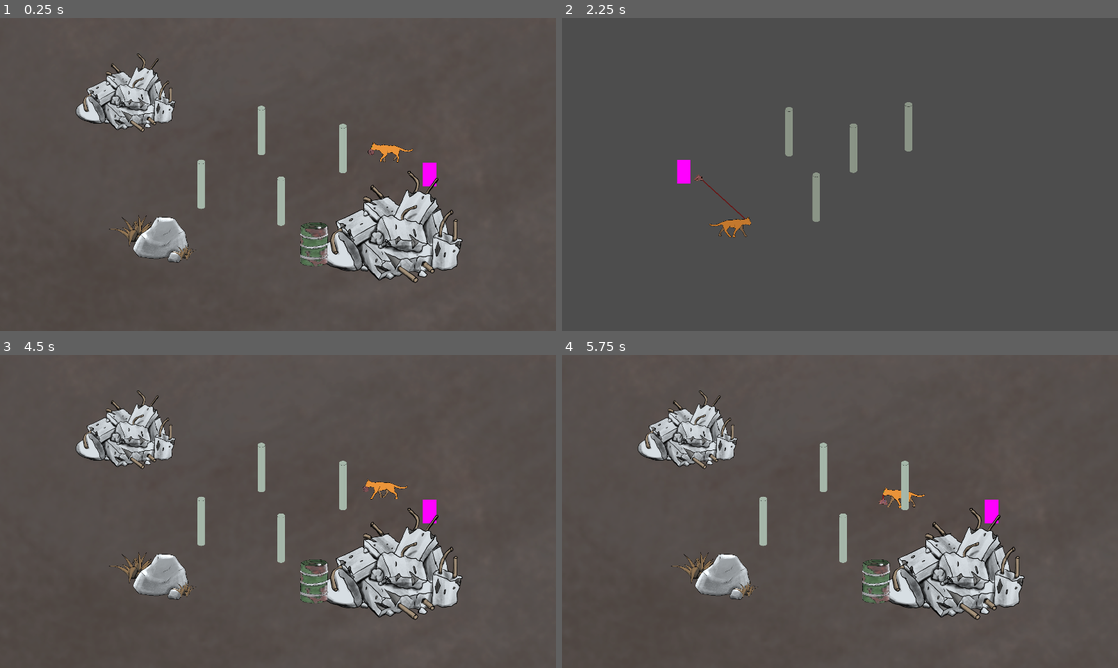
Above: before the commit, frames 1-4 (two rows, left to right).
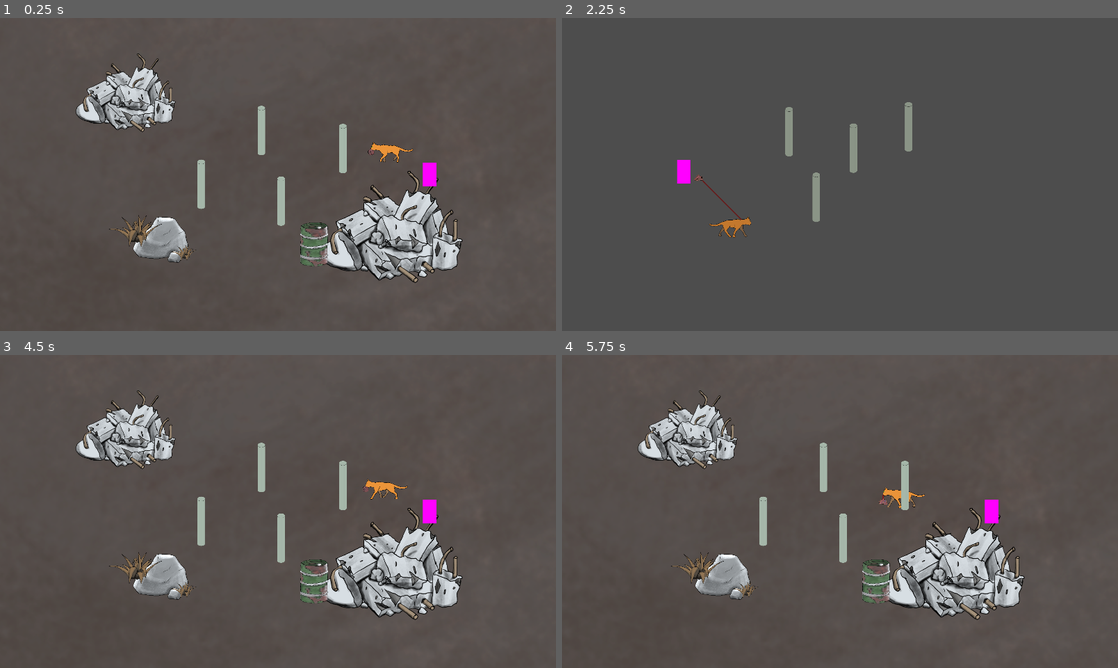
Above: after the commit, the same moments.

Repository: Flodurs/Godotwildjam63
Game: Godot game, scene res://szenen/Levels/level_1.tscn
The game is run twice, just before and just after one commit, with the same random seed, the same clock (stepped at 60 frames per second) and the same inputs.
Inputs:
- Up to frame 1 (0.25 s): no input
- Up to frame 2 (2.25 s): tap Enter at 0.5 s; hold D (mRight) 0.53-1.28 s; tap E (wolleInteraktion) at 0.6, 1.35, 2.1 s; hold S (mDown) 1.28-2.03 s; hold D (mRight) from 2.03 s (still down)
- Up to frame 3 (4.5 s): release D (mRight) at 2.78 s; hold W (mUp) 2.78-3.53 s; tap E (wolleInteraktion) at 2.85, 3.6, 4.35 s; hold A (mLeft) from 3.53 s (still down)
- Up to frame 4 (5.75 s): release A (mLeft) at 5.03 s; hold S (mDown) from 5.03 s (still down); tap E (wolleInteraktion) at 5.1 s

The runs differ from the first frame. In frame 1, less than 0.1% of the frame differs, in the area x 24-79%, y 51-74%; in frame 2, less than 0.1%; in frame 3, less than 0.1%; in frame 4, less than 0.1%.

Commit message:
tweeny katze

Diff:
--- a/szenen/entitys/katze.gd
+++ b/szenen/entitys/katze.gd
@@ -3,6 +3,8 @@
 
 var playAudioFlag = 0
 var hatWolle: bool = true
+
+@onready var maulPosi = $maulPosi.position.x
 
 const kneul_schmutz = preload("res://assets/sprites/wollekneule_schmutzig.png")
 const haufen_schmutz = preload("res://assets/sprites/wollhaufen_schmutzig.png")
@@ -20,12 +22,17 @@
 		$AnimatedSprite2D.flip_h = 1
 		$kneulPosi.position.x = abs($kneulPosi.position.x)
 		velocity.x += 1
-		$maulPosi.position.x = abs($maulPosi.position.x)
+		if $maulPosi.position.x != abs(maulPosi):
+			var twee = create_tween()
+			twee.tween_property($maulPosi, "position:x", abs(maulPosi), 0.2)
 
 	if Input.is_action_pressed("mLeft"):
 		$AnimatedSprite2D.flip_h = 0
 		$kneulPosi.position.x = -abs($kneulPosi.position.x)
-		$maulPosi.position.x = -abs($maulPosi.position.x)
+		if $maulPosi.position.x != -abs(maulPosi):
+			var twee = create_tween()
+			twee.tween_property($maulPosi, "position:x", -abs(maulPosi), 0.2)
+
 
 		velocity.x -= 1
 	if Input.is_action_pressed("mDown"):
--- a/szenen/level/Level.gd
+++ b/szenen/level/Level.gd
@@ -7,14 +7,12 @@
 	get_tree().change_scene_to_file(target)
 
 func _ready():
-	pass
-#	for s in get_tree().get_nodes_in_group("Seilabschnitt"):
-#		for p in get_tree().get_nodes_in_group("Pillar"):
-#			if (s.getYAtX(p.position.x) > p.position.y-p.seil_hoehe)&&(s.getYAtX(p.position.x) < p.position.y+10) :  #(seil vor pillar)und(seil nicht zu weit unter pillar)
-#				if(p.position.x > min(s.get_point_position(0).x, s.get_point_position(1).x) && p.position.x < max(s.get_point_position(0).x, s.get_point_position(1).x)):  #und(sei lang genug)
-#					p.verdecken(s)
+	for s in get_tree().get_nodes_in_group("Seilabschnitt"):
+		for p in get_tree().get_nodes_in_group("Pillar"):
+			if (s.getYAtX(p.position.x) > p.position.y-p.seil_hoehe)&&(s.getYAtX(p.position.x) < p.position.y+10) :  #(seil vor pillar)und(seil nicht zu weit unter pillar)
+				if(p.position.x > min(s.get_point_position(0).x, s.get_point_position(1).x) && p.position.x < max(s.get_point_position(0).x, s.get_point_position(1).x)):  #und(sei lang genug)
+					p.verdecken(s)
 #		for b in get_tree().get_nodes_in_group("Background"):
 #			if (s.getYAtX(b.position.x) > b.position.y-b.seil_hoehe)&&(s.getYAtX(b.position.x) < b.position.y+10) :  #(seil vor pillar)und(seil nicht zu weit unter pillar)
 #				if(b.position.x > min(s.get_point_position(0).x, s.get_point_position(1).x) && b.position.x < max(s.get_point_position(0).x, s.get_point_position(1).x)):  #und(sei lang genug)
 #					b.verdecken(s)
-#
--- a/szenen/level/Level.tscn
+++ b/szenen/level/Level.tscn
@@ -15,7 +15,6 @@
 zoom = Vector2(0.7, 0.7)
 
 [node name="Objects" type="Node2D" parent="."]
-y_sort_enabled = true
 
 [node name="Pillars" type="Node2D" parent="."]
 y_sort_enabled = true
Not shown: 1 places in szenen/entitys/katze.tscn that only renumber resources
